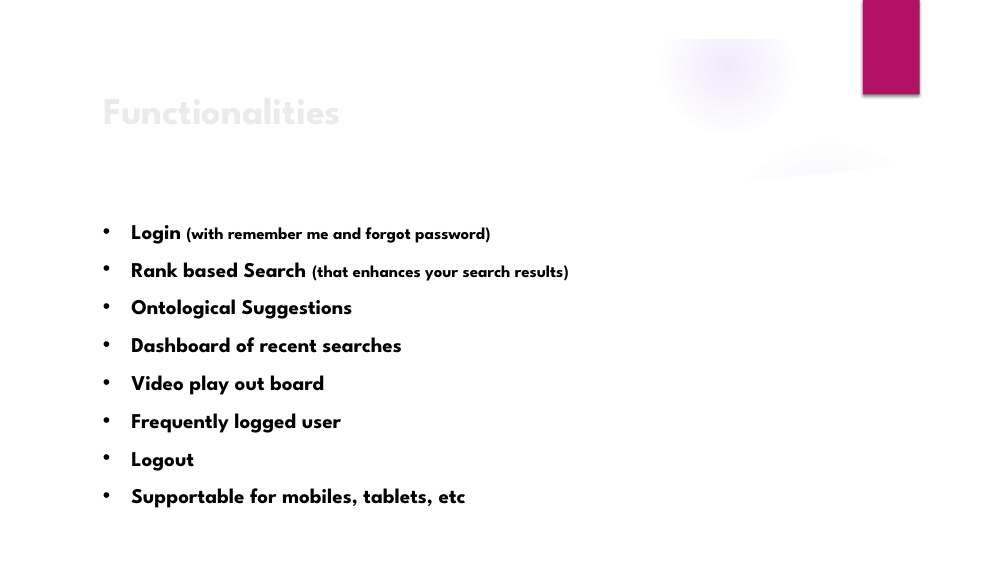
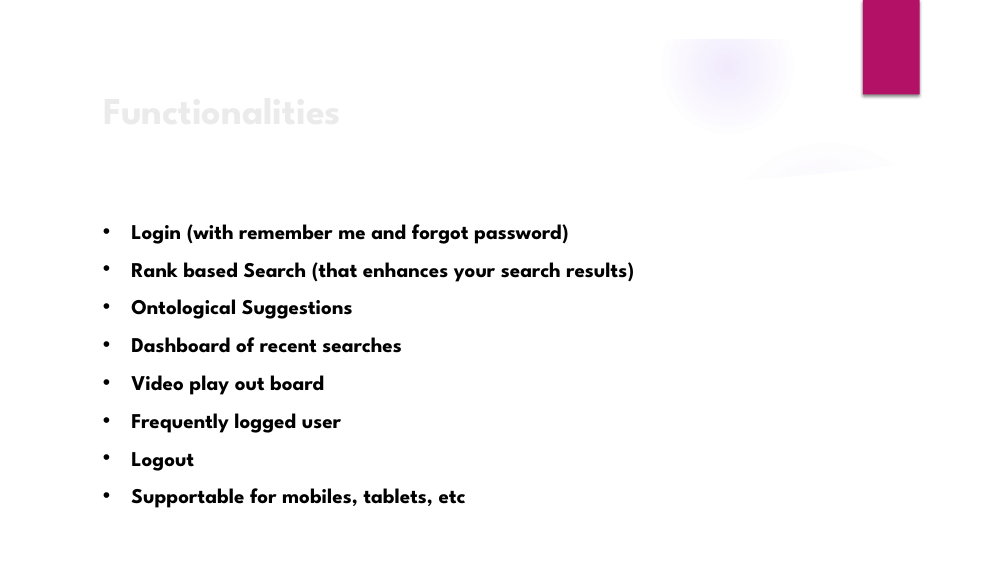
Before and after one commit to rahulponnada/YoTube-Redefining_YouTube, a slide deck: slide 3 of documentation/Yotube.pptx. Drawn at 1008x567 pixels with LibreOffice and Linux fonts; fonts in the diff are those of the drawing; background and template pictures are left out. Boxes give left, top, right and bottom in pixels: in the first picture for what was removed or moved away, otherwise in the second. Text is boxed around its words. In the diff, an @@ line names an element or a change of style, - is before the commit and + after.

```diff
--- a/documentation/Yotube.pptx
+++ b/documentation/Yotube.pptx
@@ text at (131, 224, 634, 282): size 16 to 20 pt in "(with remember me and forgot password)", "(that enhances your search results)" @@
```
Also in this commit, not shown: 6 other slides changed.
